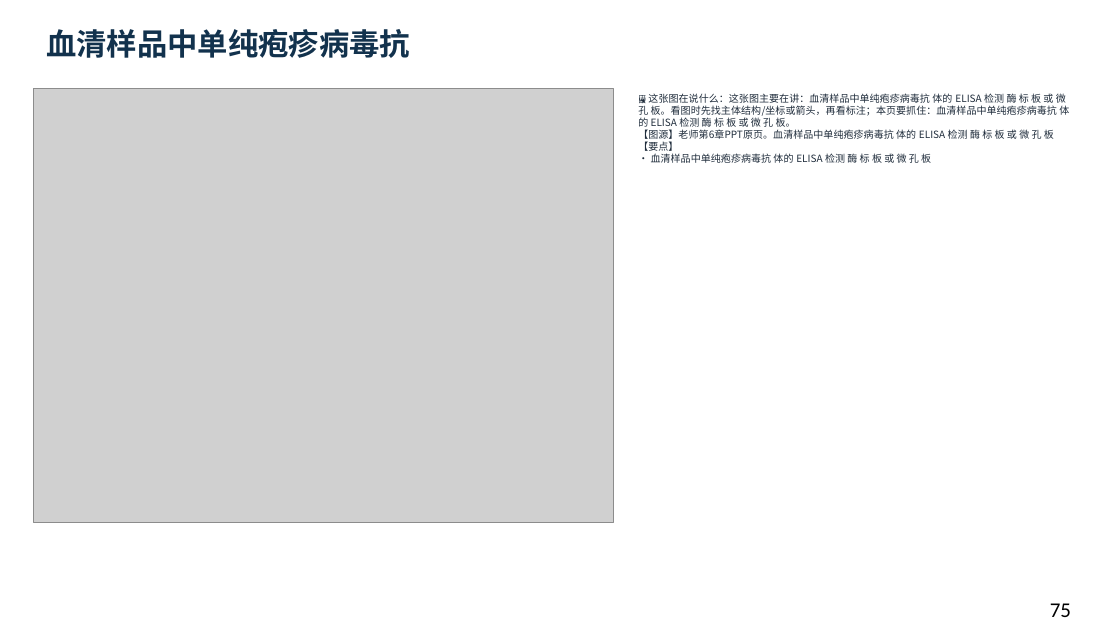
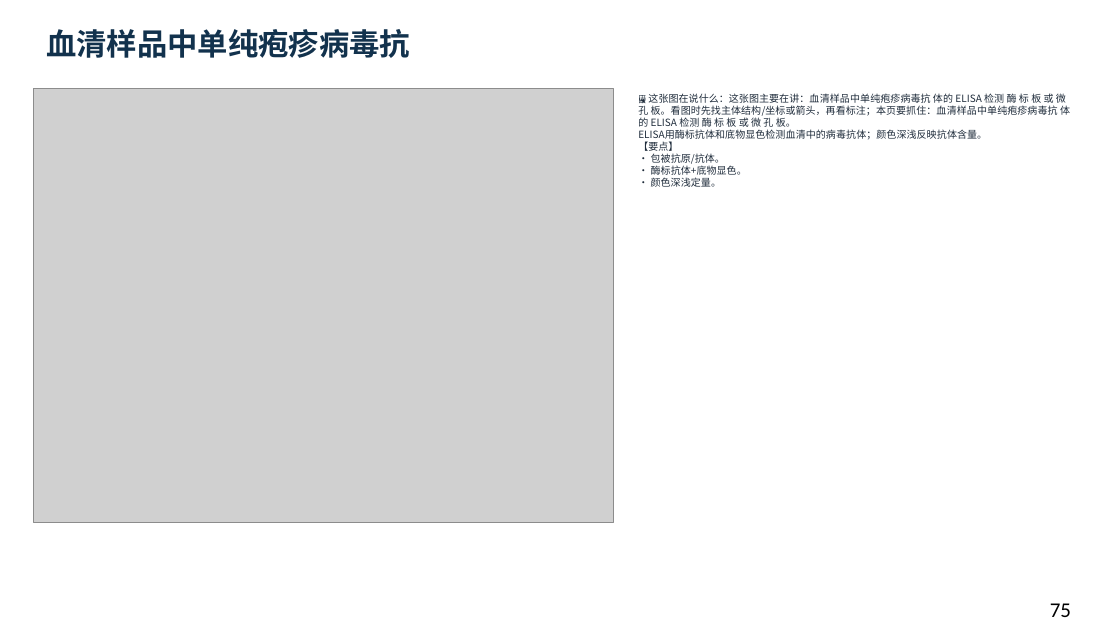
Before and after one commit to newkan-li/Biochemistry, a slide deck: slide 75 of downloads/bc04-ai-style.pptx. Drawn at 1120x630 pixels with LibreOffice and Linux fonts; fonts in the diff are those of the drawing; grey boxes stand for pictures. Boxes give left, top, right and bottom in pixels: in the first picture for what was removed or moved away, otherwise in the second. Text is boxed around its words. In the diff, an @@ line names an element or a change of style, - is before the commit and + after.

```diff
--- a/downloads/bc04-ai-style.pptx
+++ b/downloads/bc04-ai-style.pptx
@@ text at (638,92,1070,187): text changed @@
-🖼 这张图在说什么：这张图主要在讲：血清样品中单纯疱疹病毒抗 体的 ELISA 检测 酶 标 板 或 微 孔 板。看图时先找主体结构/坐标或箭头，再看标注；本页要抓住：血清样品中单纯疱疹病毒抗 体的 ELISA 检测 酶 标 板 或 微 孔 板。
-【图源】老师第6章PPT原页。血清样品中单纯疱疹病毒抗 体的 ELISA 检测 酶 标 板 或 微 孔 板
-【要点】
-• 血清样品中单纯疱疹病毒抗 体的 ELISA 检测 酶 标 板 或 微 孔 板
+🖼 这张图在说什么：这张图主要在讲：血清样品中单纯疱疹病毒抗 体的 ELISA 检测 酶 标 板 或 微 孔 板。看图时先找主体结构/坐标或箭头，再看标注；本页要抓住：血清样品中单纯疱疹病毒抗 体的 ELISA 检测 酶 标 板 或 微 孔 板。
+ELISA用酶标抗体和底物显色检测血清中的病毒抗体；颜色深浅反映抗体含量。
+【要点】
+• 包被抗原/抗体。
+• 酶标抗体+底物显色。
+• 颜色深浅定量。
```
Also in this commit, not shown: 16 other slides changed, 6 slides added, 6 other files.
